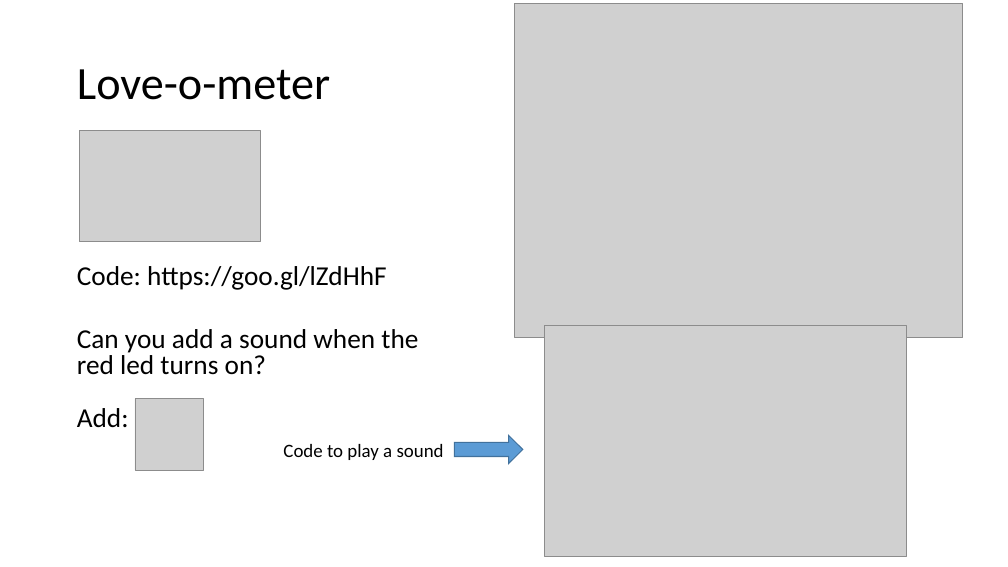
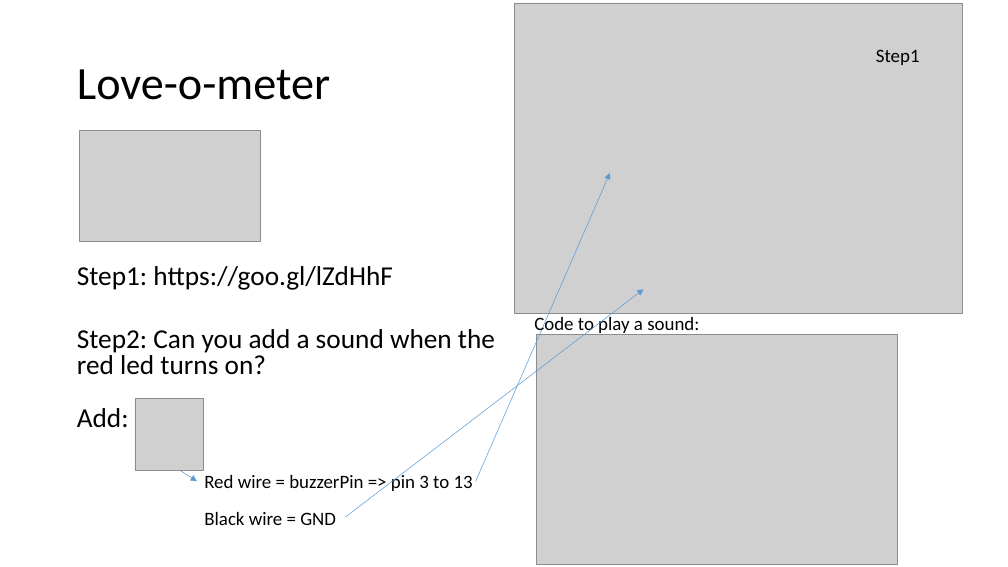
Before and after one commit to geobarteam/codingdojo, a slide deck: slide 9 of Arduino/CodingDojo.odp (slide 5 before the commit). Drawn at 1008x567 pixels with LibreOffice and Linux fonts; fonts in the diff are those of the drawing; grey boxes stand for pictures. Boxes give left, top, right and bottom in pixels: in the first picture for what was removed or moved away, otherwise in the second. Text is boxed around its words. In the diff, an @@ line names an element or a change of style, - is before the commit and + after.

```diff
--- a/Arduino/CodingDojo.odp
+++ b/Arduino/CodingDojo.odp
@@ picture: place and size @@
-picture at box(515, 3, 963, 338)
+picture at box(515, 3, 963, 313)
@@ text added at box(876, 49, 920, 65), 18 pt, text #000000 @@
+Step1
@@ arrow added from (476, 482) to (610, 173), #5B9BD5 0.51 pt @@
@@ text at box(77, 266, 495, 428): text changed @@
-Code: https://goo.gl/lZdHhF
-Can you add a sound when the
-red led turns on?
-Add:
-Code to play a sound
+Step1: https://goo.gl/lZdHhF
+Step2: Can you add a sound when the
+red led turns on?
+Add:
@@ arrow added from (346, 517) to (644, 290), #5B9BD5 0.51 pt @@
@@ text added at box(534, 314, 699, 335), 18 pt, text #000000 @@
+Code to play a sound:
@@ picture: place and size @@
-picture at box(545, 326, 907, 557)
+picture at box(536, 334, 898, 565)
@@ freeform shape removed at box(454, 436, 523, 464) @@
@@ arrow added from (179, 470) to (197, 481), #5B9BD5 0.51 pt @@
@@ text added at box(204, 472, 473, 491), 18 pt, text #000000 @@
+Red wire = buzzerPin => pin 3 to 13
@@ text added at box(204, 512, 336, 525), 18 pt, text #000000 @@
+Black wire = GND
```
Also in this commit, not shown: 4 other slides changed, 5 slides added, 1 slide removed, 1 other file.
